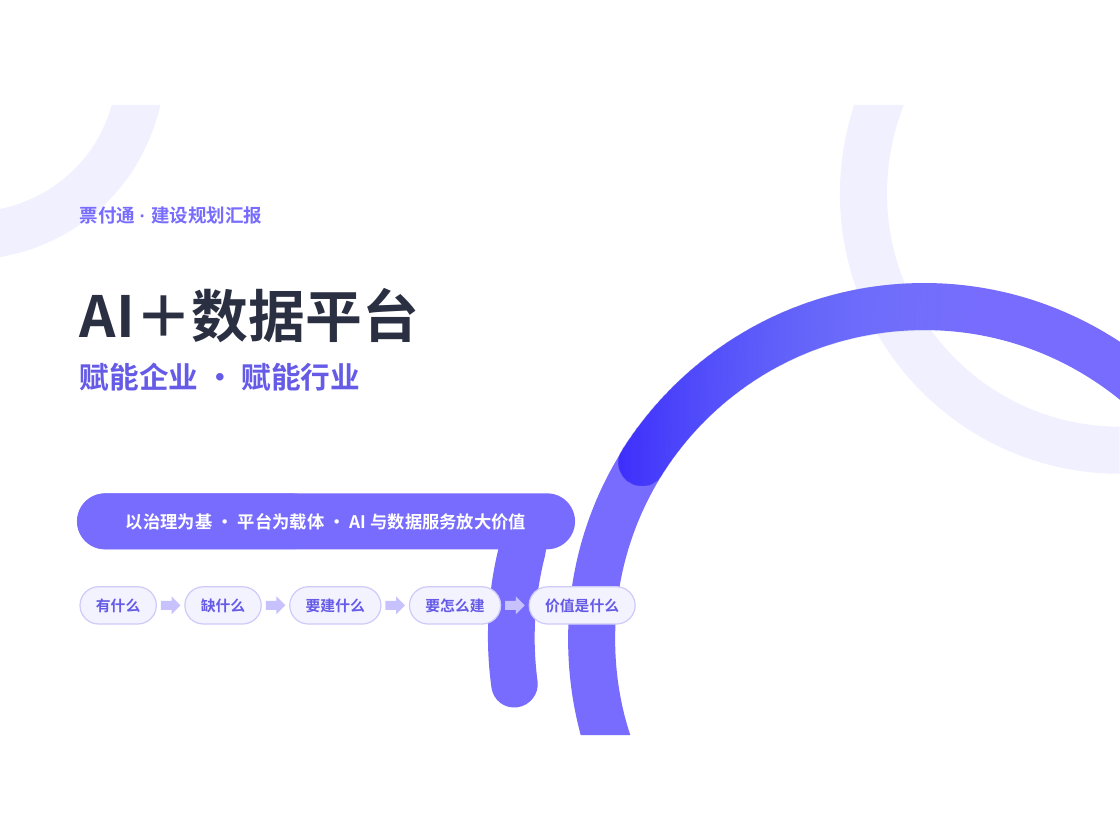
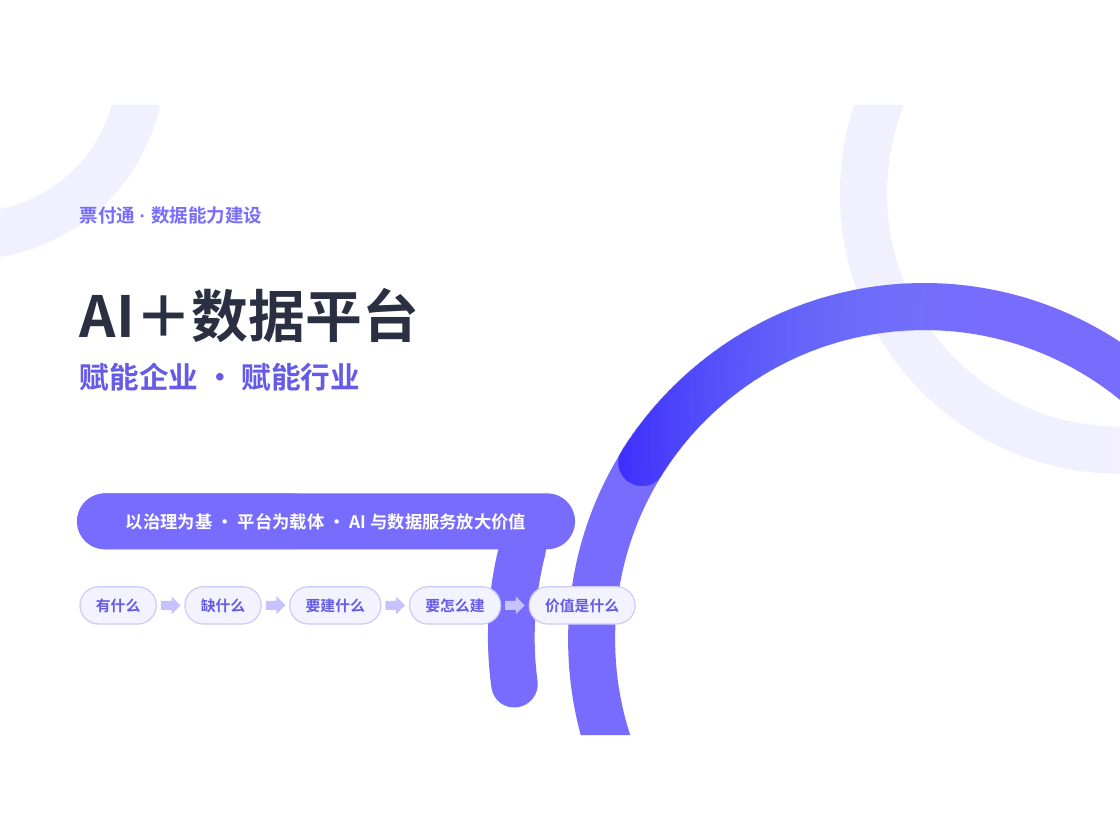
Before and after one commit to keanying/relevance, a slide deck: slide 1 of AI＋数据平台.pptx. Drawn at 1120x840 pixels with LibreOffice and Linux fonts; fonts in the diff are those of the drawing. Boxes give left, top, right and bottom in pixels: in the first picture for what was removed or moved away, otherwise in the second. Text is boxed around its words. In the diff, an @@ line names an element or a change of style, - is before the commit and + after.

```diff
--- a/AI＋数据平台.pptx
+++ b/AI＋数据平台.pptx
@@ text at (80,206,262,224): text changed @@
-票付通 · 建设规划汇报
+票付通 · 数据能力建设
```
Also in this commit, not shown: 13 other slides changed, 1 other file.
